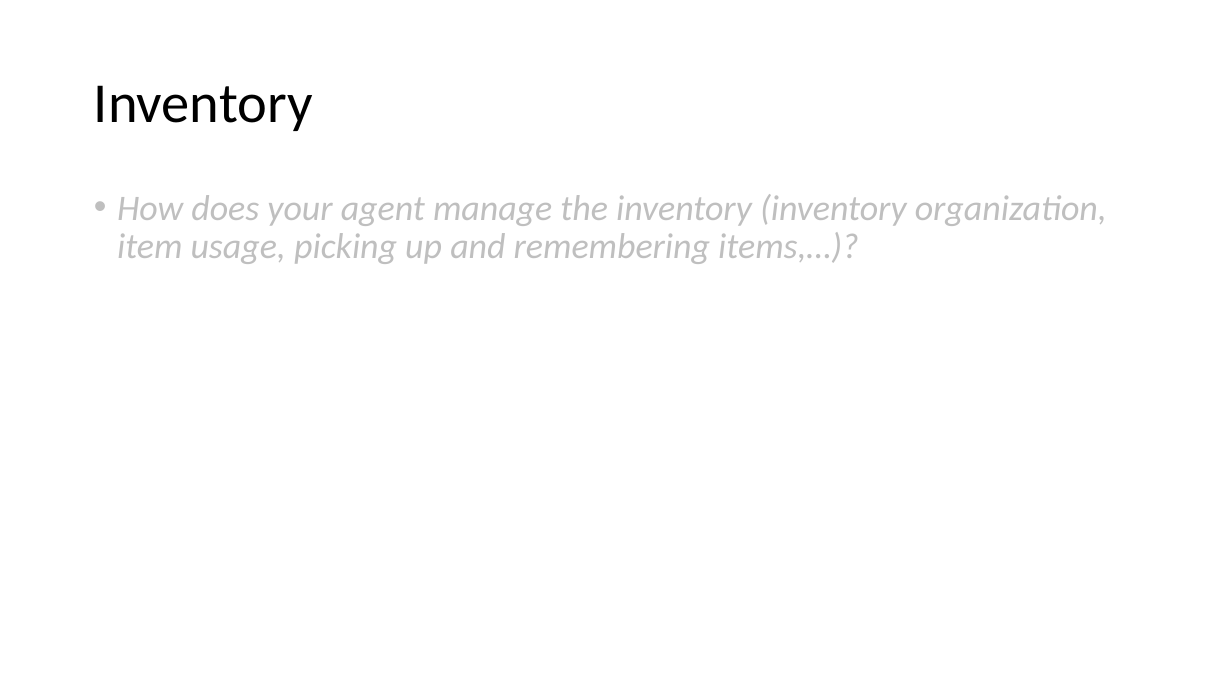
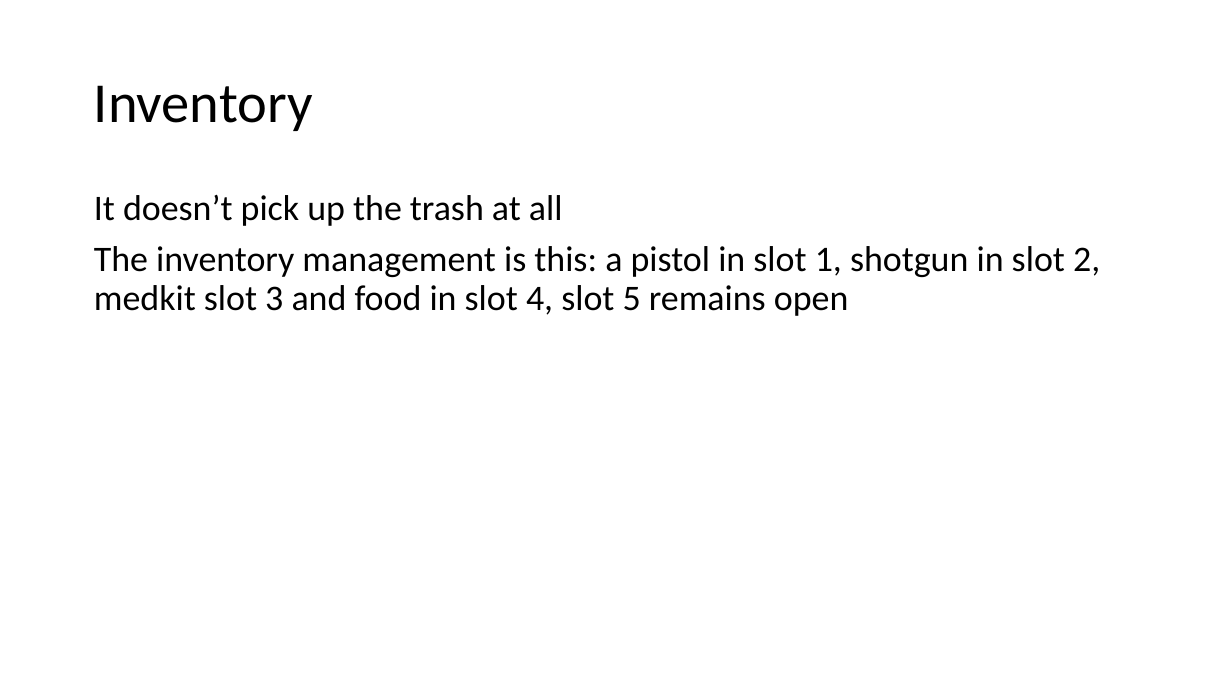
Before and after one commit to DAE-GD-2025-2026/gameai-zombie-deliewout, a slide deck: slide 4 of GPP_ZombieAI_DelieWout_2DAE19.pptx. Drawn at 1232x693 pixels with LibreOffice and Linux fonts; fonts in the diff are those of the drawing. Boxes give left, top, right and bottom in pixels: in the first picture for what was removed or moved away, otherwise in the second. Text is boxed around its words. In the diff, an @@ line names an element or a change of style, - is before the commit and + after.

```diff
--- a/GPP_ZombieAI_DelieWout_2DAE19.pptx
+++ b/GPP_ZombieAI_DelieWout_2DAE19.pptx
@@ text at box(94, 194, 1100, 316): text changed; text colour #BFBFBF to #000000; italic off @@
-• How does your agent manage the inventory (inventory organization, item usage, picking up and remembering items,…)?
+It doesn’t pick up the trash at all
+The inventory management is this: a pistol in slot 1, shotgun in slot 2, medkit slot 3 and food in slot 4, slot 5 remains open
```
Also in this commit, not shown: 4 other slides changed.
